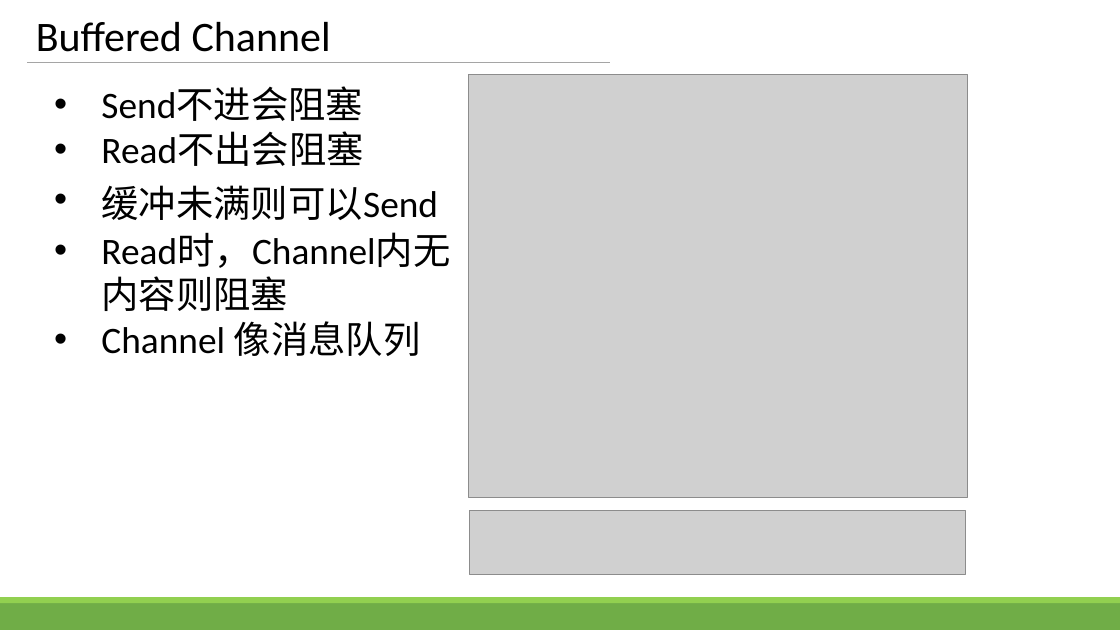
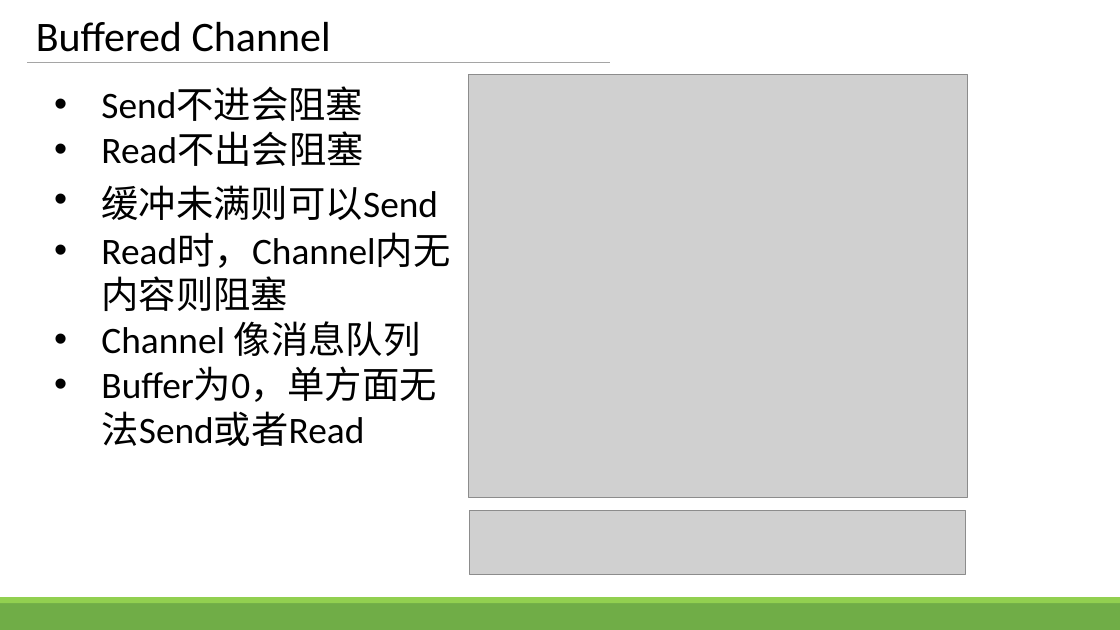
Before and after one commit to zhengbr2/sharing, a slide deck: slide 10 of GolangConcurency.pptx. Drawn at 1120x630 pixels with LibreOffice and Linux fonts; fonts in the diff are those of the drawing; grey boxes stand for pictures. Boxes give left, top, right and bottom in pixels: in the first picture for what was removed or moved away, otherwise in the second. Text is boxed around its words. In the diff, an @@ line names an element or a change of style, - is before the commit and + after.

```diff
--- a/GolangConcurency.pptx
+++ b/GolangConcurency.pptx
@@ text at (x1=101, y1=367, x2=437, y2=446): paragraph added @@
+• Buffer为0，单方面无法Send或者Read
```
Also in this commit, not shown: 5 other slides changed.
